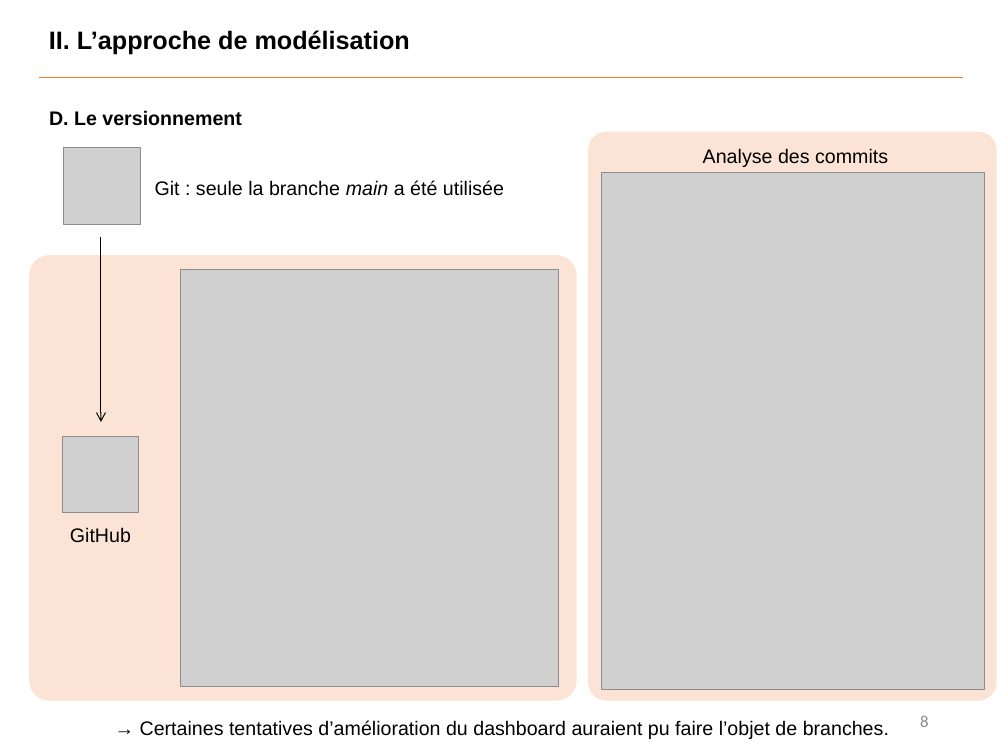
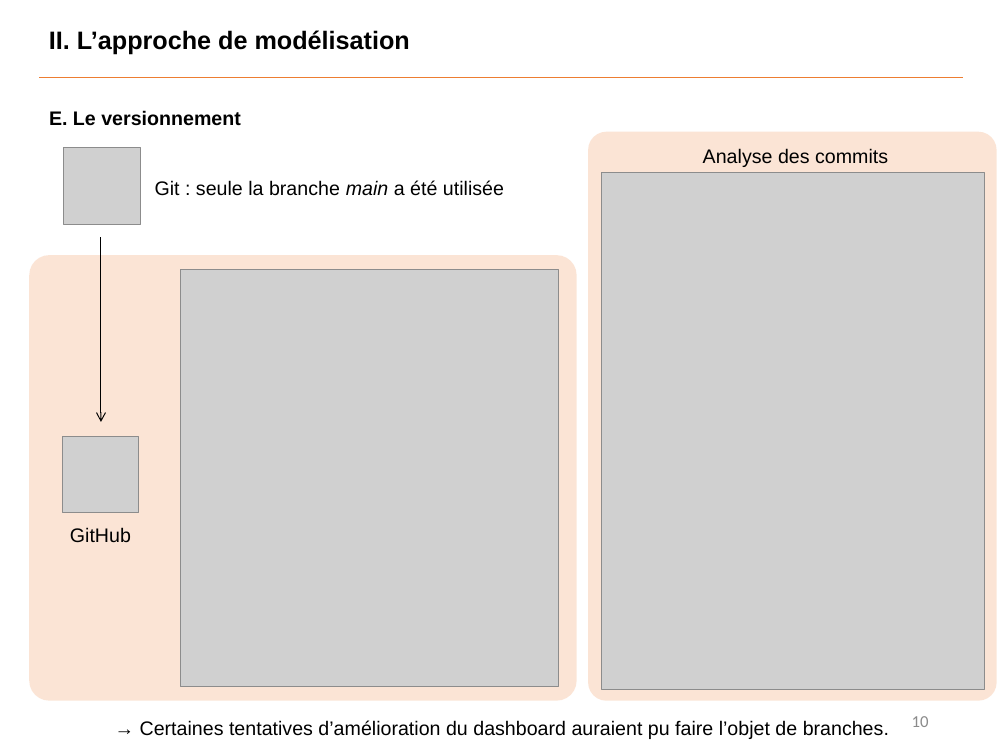
Before and after one commit to Benoit-78/P7_credit_loan_scoring_model, a slide deck: slide 10 of soutenance/P7_soutenance.pptx (slide 8 before the commit). Drawn at 1008x756 pixels with LibreOffice and Linux fonts; fonts in the diff are those of the drawing; grey boxes stand for pictures. Boxes give left, top, right and bottom in pixels: in the first picture for what was removed or moved away, otherwise in the second. Text is boxed around its words. In the diff, an @@ line names an element or a change of style, - is before the commit and + after.

```diff
--- a/soutenance/P7_soutenance.pptx
+++ b/soutenance/P7_soutenance.pptx
@@ text at (49, 110, 241, 126): text changed @@
-D. Le versionnement
+E. Le versionnement
@@ page number at (912, 716, 929, 727): text changed @@
-8
+10
```
Also in this commit, not shown: 10 other slides changed, 1 slide added, 2 other files.
